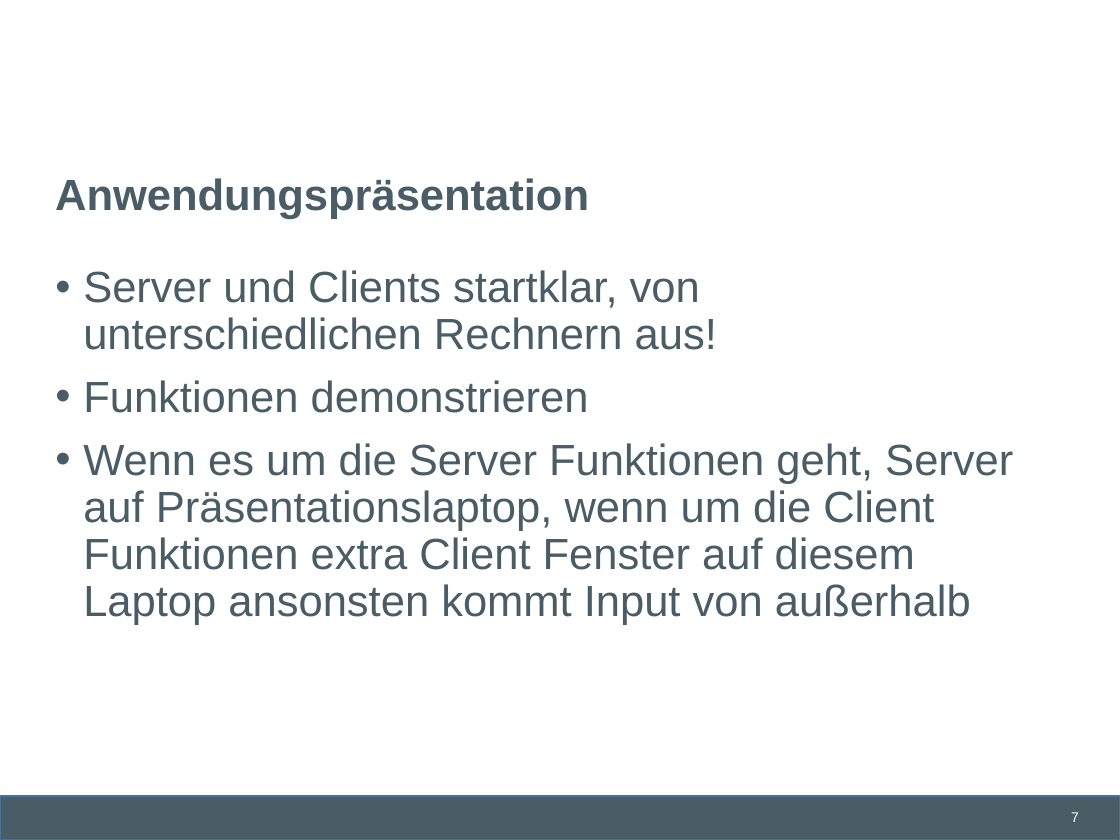
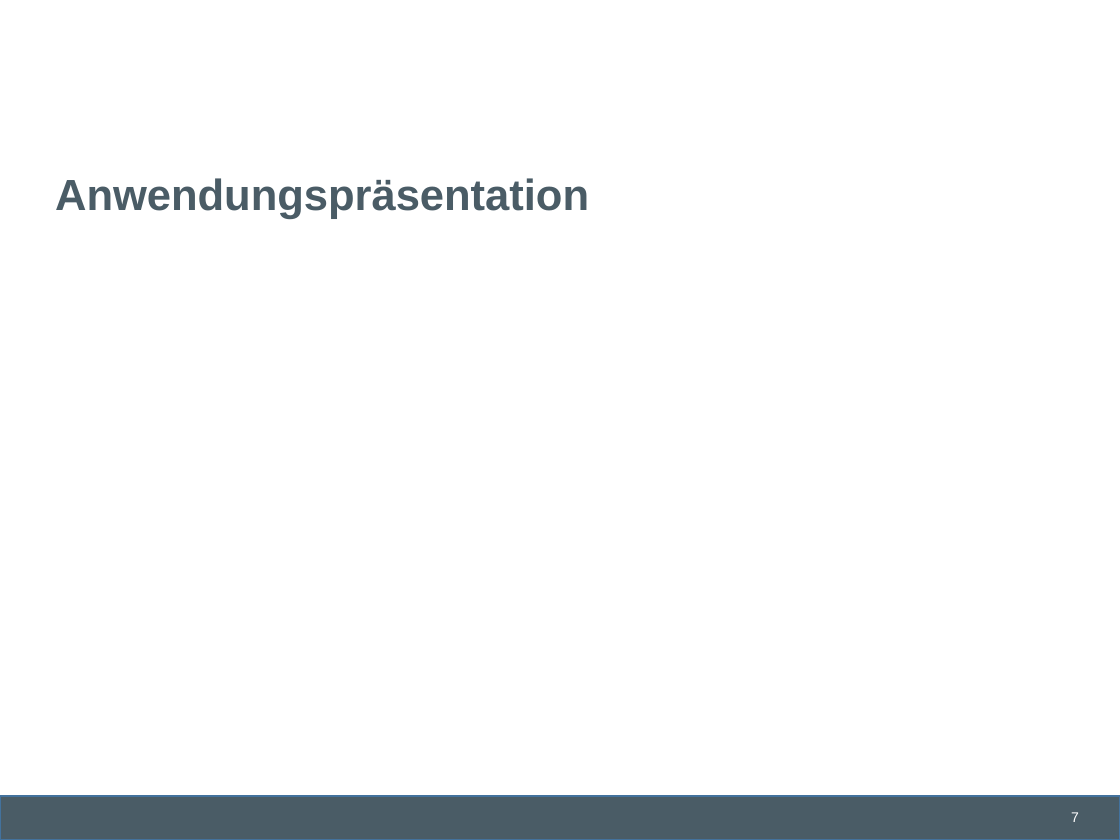
Before and after one commit to lschmischke/ADAChat, a slide deck: slide 7 of documentation/Ada Chat.pptx. Drawn at 1120x840 pixels with LibreOffice and Linux fonts; fonts in the diff are those of the drawing; background and template pictures are left out. Boxes give left, top, right and bottom in pixels: in the first picture for what was removed or moved away, otherwise in the second. Text is boxed around its words. In the diff, an @@ line names an element or a change of style, - is before the commit and + after.

```diff
--- a/documentation/Ada Chat.pptx
+++ b/documentation/Ada Chat.pptx
@@ text removed at bbox=[83, 270, 1013, 625] @@
-• Server und Clients startklar, von unterschiedlichen Rechnern aus!
-• Funktionen demonstrieren
-• Wenn es um die Server Funktionen geht, Server auf Präsentationslaptop, wenn um die Client Funktionen extra Client Fenster auf diesem Laptop ansonsten kommt Input von außerhalb
```
Also in this commit, not shown: 3 other slides changed.
